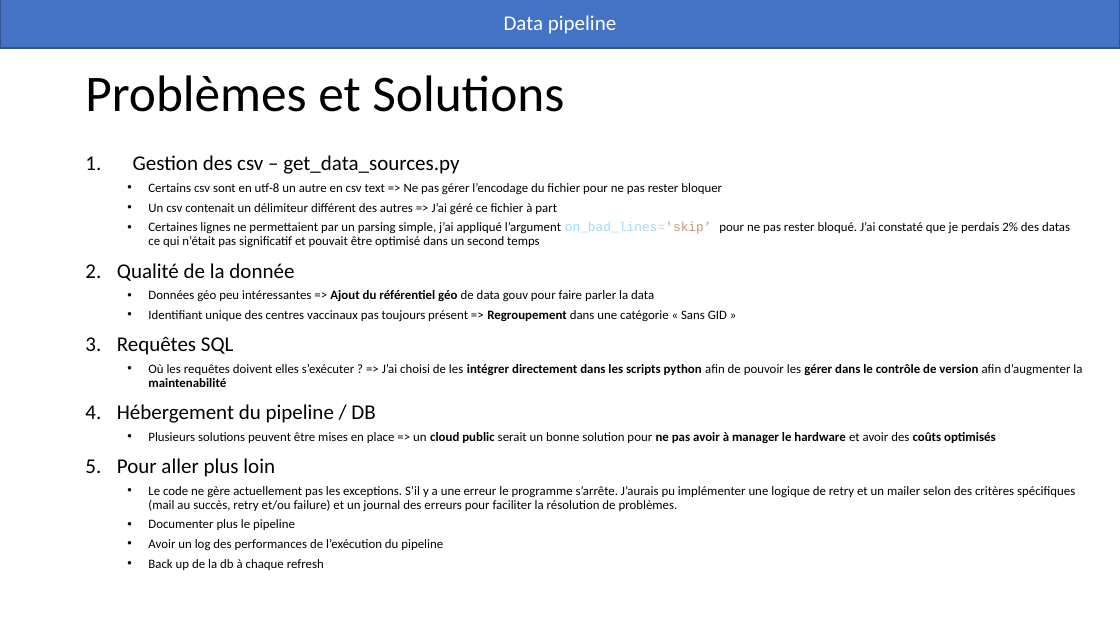
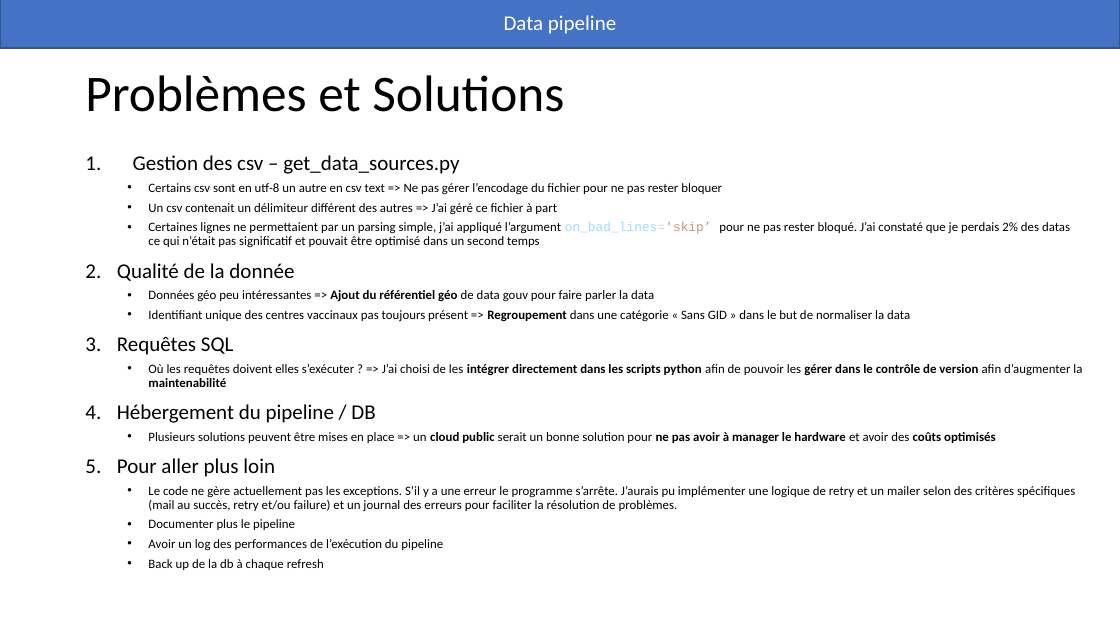
Before and after one commit to antoinersw/data-pipeline, a slide deck: slide 7 of présentation.pptx. Drawn at 1120x630 pixels with LibreOffice and Linux fonts; fonts in the diff are those of the drawing. Boxes give left, top, right and bottom in pixels: in the first picture for what was removed or moved away, otherwise in the second. Text is boxed around its words. In the diff, an @@ line names an element or a change of style, - is before the commit and + after.

```diff
--- a/présentation.pptx
+++ b/présentation.pptx
@@ text at box(148, 310, 910, 322): text changed @@
-  • Identifiant unique des centres vaccinaux pas toujours présent => Regroupement dans une catégorie « Sans GID »
+  • Identifiant unique des centres vaccinaux pas toujours présent => Regroupement dans une catégorie « Sans GID » dans le but de normaliser la data
```
Also in this commit, not shown: 5 other slides changed, 8 slides added, 2 slides removed, 2 other files.
